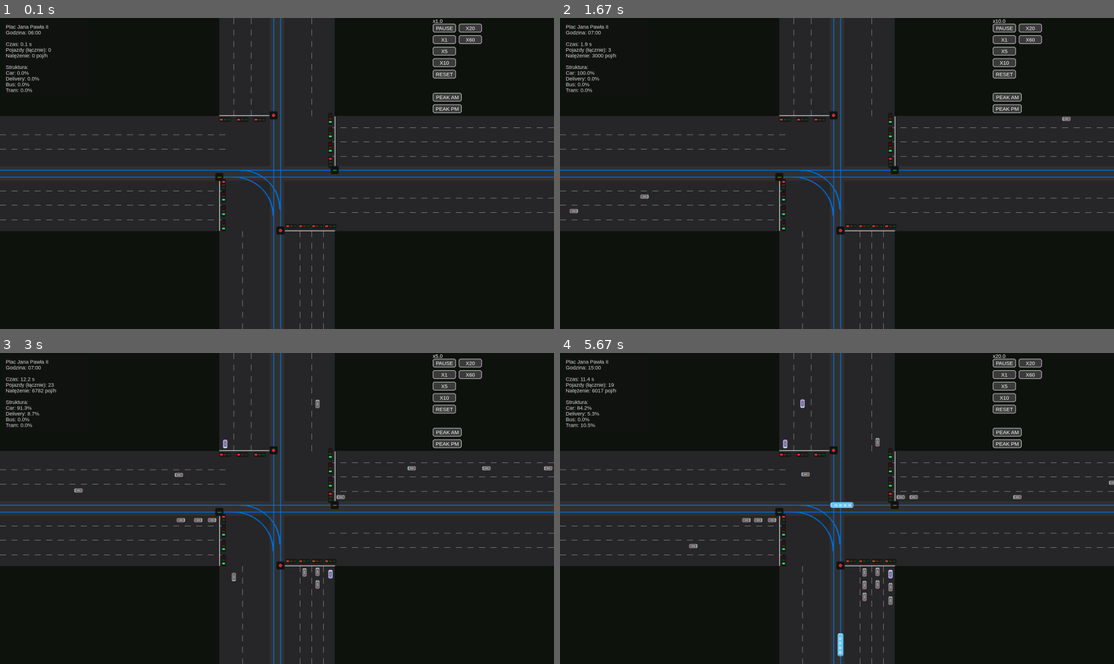
Above: before the commit, frames 1-4 (two rows, left to right).
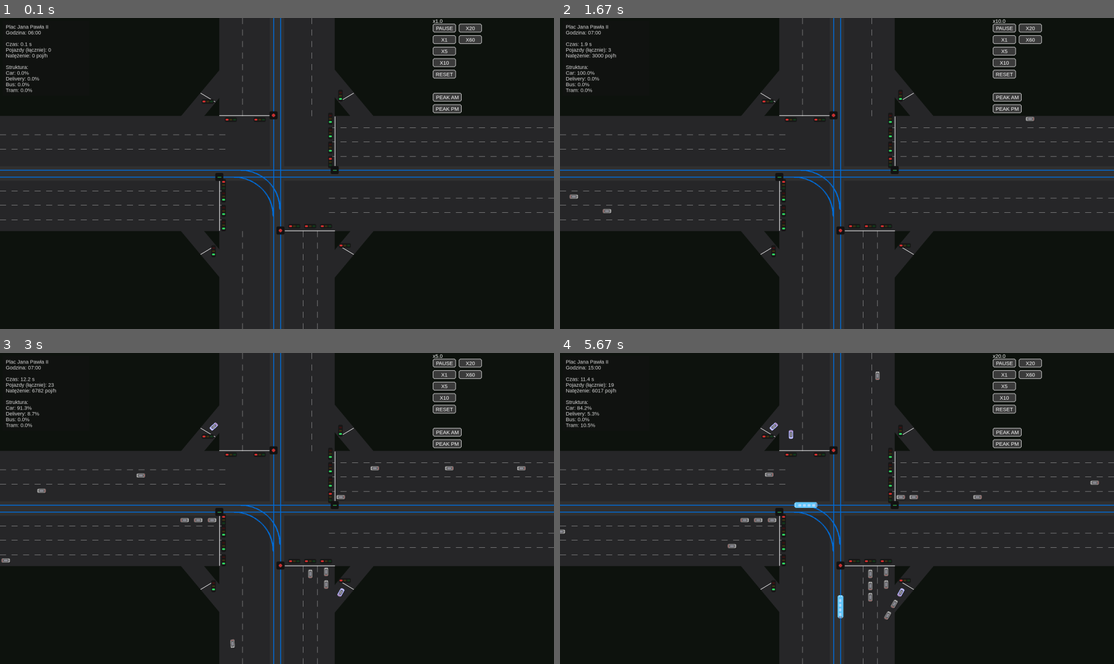
Above: after the commit, the same moments.

Repository: KajtekKow/skrzyzowanie
Game: pygame game, started from main.py
The game is run twice, just before and just after one commit, with the same random seed, the same clock (stepped at 60 frames per second) and the same inputs.
Inputs:
- Up to frame 1 (0.1 s): no input
- Up to frame 2 (1.67 s): click "X5" at 0.38 s; click "RESET" at 0.72 s; click "PEAK AM" at 1.05 s; click "X10" at 1.38 s
- Up to frame 3 (3 s): click "X1" at 1.72 s; click "X60" at 2.05 s; click "X1" at 2.38 s; click "X5" at 2.72 s
- Up to frame 4 (5.67 s): click "PEAK PM" at 3.05 s; click "X10" at 3.88 s; click "X20" at 4.22 s

The runs differ from the first frame. In frame 1, 1.8% of the frame differs, in the area x 32-68%, y 0-100%; in frame 2, 2.0%; in frame 3, 2.3%; in frame 4, 2.8%, in the area x 0-100%, y 0-100%.

Commit message:
changes in structure

Diff:
--- a/infrastructure/intersection.py
+++ b/infrastructure/intersection.py
@@ -6,21 +6,24 @@
     def __init__(self):
 
         self.lights = [
-            TrafficLight(1160, 450), # ruska -> legnicka prosto
-            TrafficLight(1160, 400), # ruska -> legnicka prosto
-            TrafficLight(1160, 350), # ruska -> podwale prawo
-            TrafficLight(1160, 500), # ruska -> podwale lewo
-            TrafficLight(760, 580), # legnicka -> podwale lewo
-            TrafficLight(760, 620), # legnicka -> ruska prosto
-            TrafficLight(760, 670), # legnicka -> ruska prosto
-            TrafficLight(760, 720), # legnicka -> podwale prawo
-            TrafficLight(1010, 738), # podawle -> legnicka lewo
-            TrafficLight(1055, 738), # podwale -> legnicka lewo/podwale prosto
-            TrafficLight(1100, 738), # podwale -> podwale prosto
-            TrafficLight(1145, 738), # podwale -> ruska prawo
-            TrafficLight(780, 338), # podwale -> legnicka prawo
-            TrafficLight(840, 338), # podwale -> podwale prosto
-            TrafficLight(900, 338) #podwale -> podwale prosto
+            TrafficLight(1160, 450), # ruska -> legnicka prosto 0
+            TrafficLight(1160, 400), # ruska -> legnicka prosto 1
+            TrafficLight(1195, 270), # ruska -> podwale prawo 2 <------
+            TrafficLight(1160, 500), # ruska -> podwale lewo 3
+            TrafficLight(760, 580), # legnicka -> podwale lewo 4
+            TrafficLight(760, 620), # legnicka -> ruska prosto 5
+            TrafficLight(760, 670), # legnicka -> ruska prosto 6
+            TrafficLight(725, 810), # legnicka -> podwale prawo 7 <-------
+            TrafficLight(1020, 738), # podawle -> legnicka lewo 8
+            TrafficLight(1075, 738), # podwale -> legnicka lewo/podwale prosto 9
+            TrafficLight(1130, 738), # podwale -> podwale prosto 10
+            TrafficLight(1195, 805), # podwale -> ruska prawo 11 <---------
+            TrafficLight(720, 275), # podwale -> legnicka prawo 12 <--------
+            TrafficLight(800, 338), # podwale -> podwale prosto 13
+            TrafficLight(900, 338), #podwale -> podwale prosto 14
+            TrafficLight(760, 720), #buspas legnicka -> ruska 15
+            TrafficLight(1160, 350), #buspas ruska -> legnicka 16
+
         ]
 
         self.tram_lights = [
@@ -33,20 +36,20 @@
         self.lanes = [
             Lane([(1920, 450), (960, 450),(900, 470), (0, 480)], self.lights[0], "horizontal"),
             Lane([(1920, 400), (960, 400), (900, 420), (0, 430)], self.lights[1], "horizontal"),
-            Lane([(1920, 350), (1100, 350), (1100, 0)], self.lights[2], "horizontal"),
+            Lane([(1920, 350), (1290, 350),(1195, 270), (1100, 200 ), (1100, 0)], self.lights[2], "horizontal"),
             Lane([(1920, 500), (1100, 500), (1000, 550),(900, 650), (810, 720), (810, 1080)], self.lights[3], "horizontal", lane_type="MIXED"), #busy moge 3
             Lane([(1920, 500), (1100, 500), (1000, 550),(900, 650), (860, 720), (860, 1080)], self.lights[3], "horizontal"),
             Lane([(0, 580), (760, 580), (1100, 350), (1100, 0)], self.lights[4], "horizontal"),
             Lane([(0, 620),(760, 620), (1000, 615), (1100, 600), (1920, 600)], self.lights[5], "horizontal"),
             Lane([(0, 670),(760, 670), (1000, 650), (1100, 640), (1920, 640)], self.lights[6], "horizontal"),
-            Lane([(0, 720), (760, 720), (810, 720), (810, 1080)], self.lights[7], "horizontal"),
-            Lane([(1010, 1080), (1010, 738), (1010, 600), (960, 540), (900, 480), (0, 480)], self.lights[8], "vertical"),
-            Lane([(1055, 1080), (1055, 738), (1055, 480), (900, 450), (700, 430), (0, 430)], self.lights[9], "vertical"),
-            Lane([(1055, 1080), (1055, 738), (1040, 580),(1040, 0)], self.lights[9], "vertical"),
-            Lane([(1100, 1080), (1100, 738), (1100, 640), (1100, 0)], self.lights[10], "vertical", lane_type="MIXED"), # busy moga 12
-            Lane([(1145, 1080), (1145, 738), (1200, 640), (1920, 640)], self.lights[11], "vertical"),
-            Lane([(780, 0), (780, 338), (780, 380), (700, 400), (650, 430), (0, 430)], self.lights[12], "vertical"),
-            Lane([(840, 0), (840, 338), (810, 700), (810, 1080)], self.lights[13], "vertical", lane_type="MIXED"), # busy moga 15
+            Lane([(0, 720), (650, 720), (725, 810), (800,900), (810, 1080)], self.lights[7], "horizontal"),
+            Lane([(1020, 1080), (1020, 738), (1010, 600), (960, 540), (900, 480), (0, 480)], self.lights[8], "vertical"),
+            Lane([(1075, 1080), (1075, 738), (1055, 480), (900, 450), (700, 430), (0, 430)], self.lights[9], "vertical"),
+            Lane([(1075, 1080), (1075, 738), (1040, 580),(1040, 0)], self.lights[9], "vertical"),
+            Lane([(1130, 1080), (1130, 738), (1100, 640), (1100, 0)], self.lights[10], "vertical", lane_type="MIXED"), # busy moga 12
+            Lane([(1130, 1080), (1130, 920), (1195, 805), (1300, 700),(1400, 670), (1500, 640), (1920, 640)], self.lights[11], "vertical"),
+            Lane([(800, 0), (800, 200), (720, 275), (695, 290), (670, 370), (650, 400), (600, 430), (0, 430)], self.lights[12], "vertical"),
+            Lane([(800, 0), (800, 338), (810, 700), (810, 1080)], self.lights[13], "vertical", lane_type="MIXED"), # busy moga 15
             Lane([(900, 0), (900, 338), (860, 700), (860, 1080)], self.lights[14], "vertical"),
         ]
 
@@ -79,22 +82,22 @@
         self.lanes.append(lane)
 
         lane = Lane([(0, 720), (760, 720),(900, 710), (1920, 700)],
-                    self.lights[7], "horizontal", lane_type = "bus")
+                    self.lights[15], "horizontal", lane_type = "bus")
         self.lanes.append(lane)
 
         lane = Lane([(1920, 350), (1160, 360), (900, 370), (0, 370)],
-                    self.lights[2], "horizontal", lane_type = "bus")
+                    self.lights[16], "horizontal", lane_type = "bus")
         self.lanes.append(lane)
 
-        lane = Lane([(1145, 1080), (1145, 738), (1200, 720), (1250, 700), (1920, 700)],
+        lane = Lane([(1130, 1080), (1130, 920), (1195, 805), (1300, 720), (1350, 700), (1920, 700)],
                     self.lights[11], "vertical", lane_type = "bus")
         self.lanes.append(lane)
 
-        lane = Lane([(780, 0), (780, 338), (700, 360), (650, 370), (0, 370)],
+        lane = Lane([(800, 0), (800, 200), (720, 275), (695, 290), (680, 360), (650, 370), (0, 370)],
                     self.lights[12], "vertical", lane_type = "bus")
         self.lanes.append(lane)
 
-        lane = Lane([(1055, 1080), (1055, 738), (1055, 480), (900, 400), (700, 370), (0, 370)],
+        lane = Lane([(1075, 1080), (1075, 738), (1055, 480), (900, 400), (700, 370), (0, 370)],
                     self.lights[9], "vertical", lane_type = "bus")
         self.lanes.append(lane)
 
@@ -107,8 +110,15 @@
         self.lanes[19].neighbors.append(self.lanes[17])
 
 
+        # self.phases = [
+        #     {"cars": [0,1,2,5,6,7,15,16], "trams": {0: "STRAIGHT", 1: "STOP", 2: "STOP", 3: "STRAIGHT"}},
+        #     {"cars": [3,4],         "trams": {0: "STOP",    1: "STOP", 2: "STOP", 3: "STOP"}},
+        #     {"cars": [8,9,10,11],   "trams": {0: "RIGHT",     1: "STOP", 2: "LEFT", 3: "STOP"}},
+        #     {"cars": [12,13,14],    "trams": {0: "STOP",     1: "STRAIGHT", 2:"STRAIGHT", 3:"STOP"}},
+        # ]
         self.phases = [
-            {"cars": [0,1,2,5,6,7], "trams": {0: "STRAIGHT", 1: "STOP", 2: "STOP", 3: "STRAIGHT"}},
+            {"cars": [0,1,2,5,6,7,15,16], "trams": {0: "STRAIGHT", 1: "STOP", 2: "STOP", 3: "STRAIGHT"}},
+            {"cars": [2,7,11,12], "trams": {0: "STOP",     1: "STRAIGHT", 2:"STRAIGHT", 3:"STOP"}},
             {"cars": [3,4],         "trams": {0: "STOP",    1: "STOP", 2: "STOP", 3: "STOP"}},
             {"cars": [8,9,10,11],   "trams": {0: "RIGHT",     1: "STOP", 2: "LEFT", 3: "STOP"}},
             {"cars": [12,13,14],    "trams": {0: "STOP",     1: "STRAIGHT", 2:"STRAIGHT", 3:"STOP"}},
@@ -116,7 +126,7 @@
 
         self.current_phase = 0
         self.phase_timer = 0
-        self.green_time = 35
+        self.green_time = 45
         self.yellow_time = 5
 
         # zachód (A)
--- a/rendering/pygame_renderer.py
+++ b/rendering/pygame_renderer.py
@@ -296,6 +296,10 @@
         pygame.draw.rect(self.screen, self.C_ROAD, (self.cx + 100, self.cy + offset - split_w//2, self.width, split_w))
 
         pygame.draw.rect(self.screen, self.C_ROAD, (self.cx - road_w//2, self.cy - road_w//2, road_w + 200, road_w))
+        pygame.draw.line(self.screen, self.C_ROAD, (650, 720), (800, 900), 80)
+        pygame.draw.line(self.screen, self.C_ROAD, (650, 360), (800, 180), 80)
+        pygame.draw.line(self.screen, self.C_ROAD, (1120, 900), (1270, 720), 80)
+        pygame.draw.line(self.screen, self.C_ROAD, (1120, 180), (1270, 360), 80)
 
     def draw_lane_markings(self):
         for y in [self.cy - 135, self.cy - 85]:
@@ -312,7 +316,7 @@
             for x in range(self.cx + 180, self.width, 40):
                 pygame.draw.line(self.screen, self.C_LINE, (x, y), (x + 20, y), 1)
 
-        for x in [self.cx - 150, self.cx - 90]:
+        for x in [self.cx - 120]:
             for y in range(0, self.cy - 200, 40):
                 pygame.draw.line(self.screen, self.C_LINE, (x, y), (x, y + 20), 1)
         x_in_north = self.cx + 120
@@ -323,7 +327,7 @@
         for y in range(self.cy + 200, self.height, 40):
             pygame.draw.line(self.screen, self.C_LINE, (x_in_south, y), (x_in_south, y + 20), 1)
 
-        for x in [self.cx + 80, self.cx + 120, self.cx + 160]:
+        for x in [self.cx + 90, self.cx + 140]:
             for y in range(self.cy + 200, self.height, 40):
                 pygame.draw.line(self.screen, self.C_LINE, (x, y), (x, y + 20), 1)
 
@@ -345,6 +349,14 @@
 
     def draw_traffic_lights(self, sim):
         drawn_lights = set()
+        pygame.draw.line(self.screen, (255, 255, 255), (760, 738), (760, 565), 2)
+        pygame.draw.line(self.screen, (255, 255, 255), (1160, 515), (1160, 342), 2)
+        pygame.draw.line(self.screen, (255, 255, 255), (760, 338), (933, 338), 2)
+        pygame.draw.line(self.screen, (255, 255, 255), (1160, 738), (987, 738), 2)
+        pygame.draw.line(self.screen, (255,255,255), (695, 820), (745, 790), 2)
+        pygame.draw.line(self.screen, (255,255,255), (695, 260), (745, 290), 2)
+        pygame.draw.line(self.screen, (255,255,255), (1175, 790), (1225, 820), 2)
+        pygame.draw.line(self.screen, (255,255,255), (1175, 290), (1225, 260), 2)
 
         for lane in sim.intersection.lanes:
             if lane.lane_type == "tram":
@@ -391,8 +403,3 @@
                 pygame.draw.rect(self.screen, red,    (lx - gap - w, draw_y - h//2, w, h), border_radius=2)
                 pygame.draw.rect(self.screen, yellow, (lx - w//2,     draw_y - h//2, w, h), border_radius=2)
                 pygame.draw.rect(self.screen, green,  (lx + gap,      draw_y - h//2, w, h), border_radius=2)
-
-            pygame.draw.line(self.screen, (255, 255, 255), (760, 738), (760, 565), 2)
-            pygame.draw.line(self.screen, (255, 255, 255), (1160, 515), (1160, 342), 2)
-            pygame.draw.line(self.screen, (255, 255, 255), (760, 338), (933, 338), 2)
-            pygame.draw.line(self.screen, (255, 255, 255), (1160, 738), (987, 738), 2)
--- a/systems/movement_system.py
+++ b/systems/movement_system.py
@@ -1,4 +1,5 @@
 import math
+import random
 
 class MovementSystem:
     def update(self, sim, dt, index):
@@ -20,7 +21,11 @@
                     e.acceleration = 320
                     e.brake_power = 500
 
-                    e.reaction_time = 0.4
+                    e.reaction_time = random.uniform(0.7, 1.4)
+
+                    # 1% kierowcow zamulonych
+                    if random.random() < 0.01:
+                        e.reaction_time += random.uniform(1.0, 3.0)
                     e.wait_timer = 0
                     e.was_waiting_at_light = False
 
@@ -150,7 +155,7 @@
                         if e.wait_timer >= e.reaction_time:
                             e.current_speed += e.acceleration * dt
 
-                        if e.current_speed > 5:
+                        if e.current_speed > 20:
                             e.was_waiting_at_light = False
                             e.wait_timer = 0
                     else:
--- a/systems/spawn_system.py
+++ b/systems/spawn_system.py
@@ -45,9 +45,9 @@
 
     def get_time_multiplier(self, hour):
         if 0 <= hour < 5:
-            return 0.15
+            return 0.2
         elif 5 <= hour < 7:
-            return 0.6
+            return 0.8
         elif 7 <= hour < 9:
             return 2.5
         elif 9 <= hour < 14:
@@ -133,8 +133,8 @@
         if vehicle_type == "tram":
             v = Tram(0, 0, direction)
             v.max_speed = 300
-            v.acceleration = 120
-            v.brake_power = 300
+            v.acceleration = random.uniform(45, 90)
+            v.brake_power = random.uniform(180, 260)
 
         elif vehicle_type == "bus":
             v = Bus(0, 0, direction)
